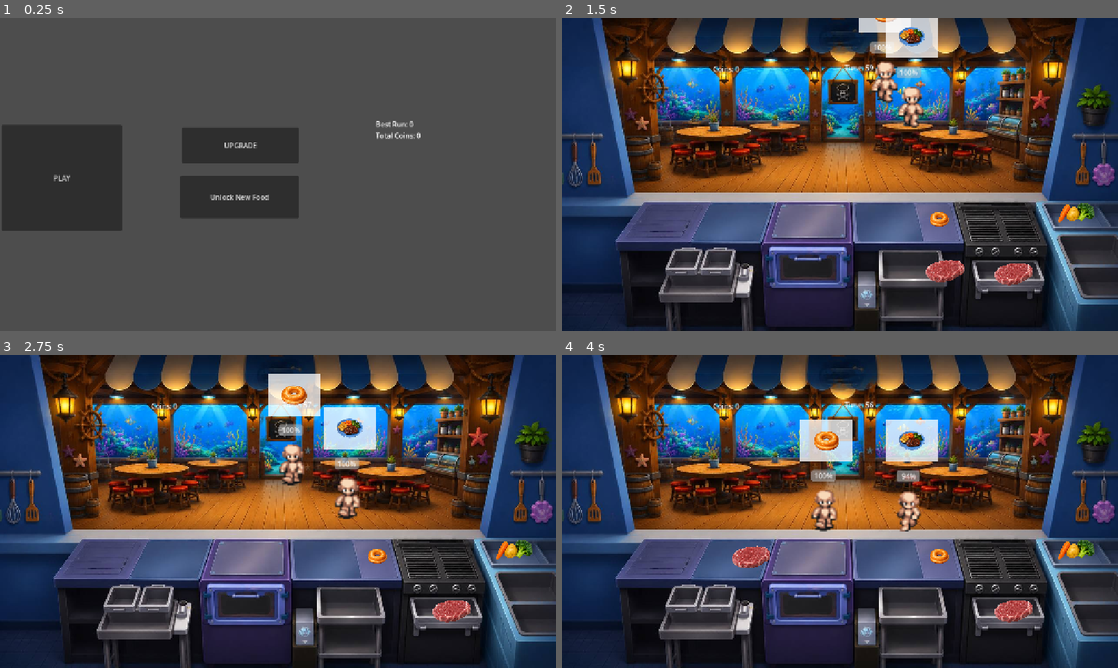
Above: before the commit, frames 1-4 (two rows, left to right).
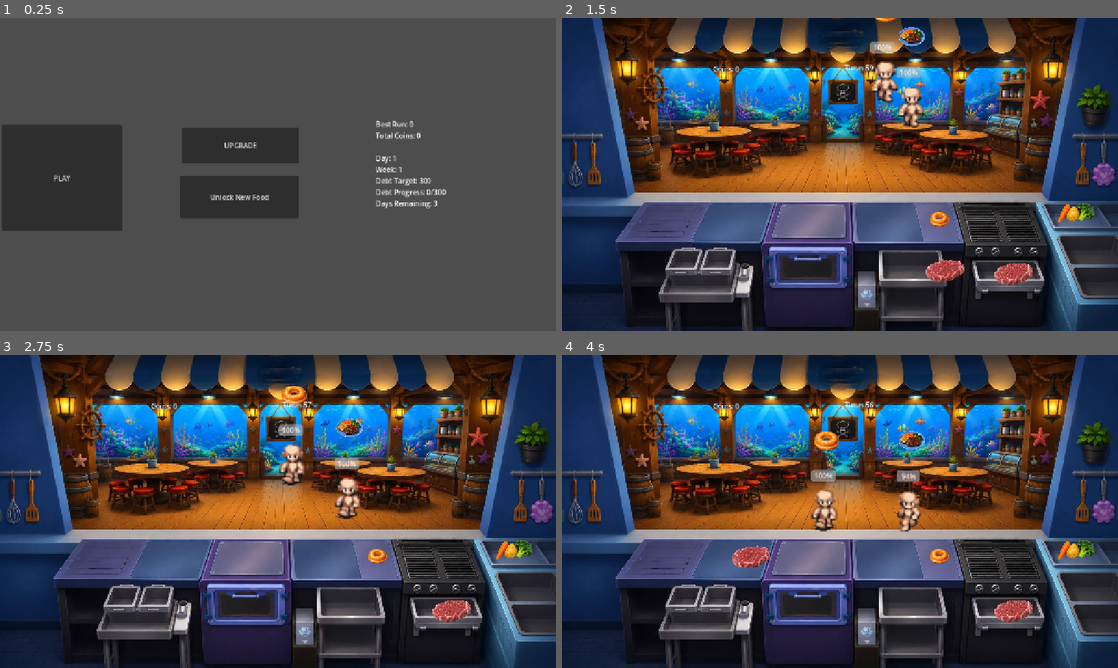
Above: after the commit, the same moments.

Repository: non123a/resturantSim
Game: Godot game, scene res://scenes/dashboard/dashboard.tscn
The game is run twice, just before and just after one commit, with the same random seed, the same clock (stepped at 60 frames per second) and the same inputs.
Inputs (mouse positions are in pixels of both pictures, inside the frame that each line leads up to):
- Up to frame 1 (0.25 s): no input
- Up to frame 2 (1.5 s): click "PLAY" at 0.5 s; drag from (1012, 274) to (806, 265) at 1.27 s
- Up to frame 3 (2.75 s): drag from (517, 549) to (244, 602) at 2.02 s
- Up to frame 4 (4 s): move the mouse to (940, 555) at 2.77 s; click (940, 555) at 2.92 s; drag from (1012, 611) to (751, 558) at 3.52 s

The runs differ from the first frame. In frame 1, 0.5% of the frame differs, in the area x 67-81%, y 44-61%; in frame 2, 1.2%; in frame 3, 2.1%, in the area x 48-68%, y 6-31%; in frame 4, 2.1%.

Commit message:
add debt

Diff:
--- a/project.godot
+++ b/project.godot
@@ -20,6 +20,7 @@
 GameData="*res://scripts/GameData.gd"
 FoodData="*res://scripts/FoodData.gd"
 RecipeData="*res://scripts/RecipeData.gd"
+DebtManager="*res://scripts/DebtManager.gd"
 
 [display]
 
--- a/scenes/customer/ThoughtBubble.tscn
+++ b/scenes/customer/ThoughtBubble.tscn
@@ -10,12 +10,12 @@
 script = ExtResource("1_bubble_script")
 
 [node name="BubbleBackground" type="TextureRect" parent="."]
+visible = false
 layout_mode = 0
 offset_left = 0.0
 offset_top = 0.0
 offset_right = 120.0
 offset_bottom = 96.0
-modulate = Color(1, 1, 1, 0.85)
 
 [node name="FoodIcon" type="TextureRect" parent="."]
 layout_mode = 0
--- a/scenes/customer/thought_bubble.gd
+++ b/scenes/customer/thought_bubble.gd
@@ -1,13 +1,6 @@
 extends Control
 
-@onready var bubble_background = $BubbleBackground
 @onready var food_icon = $FoodIcon
-
-
-func _ready():
-	var background_image = Image.create(120, 96, false, Image.FORMAT_RGBA8)
-	background_image.fill(Color(1.0, 1.0, 1.0, 0.9))
-	bubble_background.texture = ImageTexture.create_from_image(background_image)
 
 
 func show_food(food_id):
--- /dev/null
+++ b/scripts/DebtManager.gd
@@ -0,0 +1,87 @@
+extends Node
+
+var week_length = 3
+var starting_debt = 300
+var debt_increase_per_week = 75
+
+var current_day = 1
+var current_week = 1
+var debt_amount = 300
+var days_remaining = 3
+var debt_progress = 0
+var debt_failed = false
+
+
+func _ready():
+	load_save_data(GameData.last_loaded_save_data)
+
+
+func complete_run(run_income):
+	if debt_failed:
+		return {
+			"debt_failed": true,
+			"week_advanced": false
+		}
+
+	debt_progress += max(run_income, 0)
+	days_remaining -= 1
+	current_day += 1
+
+	var result = {
+		"debt_failed": false,
+		"week_advanced": false
+	}
+
+	if days_remaining <= 0:
+		if debt_progress >= debt_amount:
+			advance_week()
+			result["week_advanced"] = true
+		else:
+			debt_failed = true
+			result["debt_failed"] = true
+
+	return result
+
+
+func advance_week():
+	current_week += 1
+	debt_amount += debt_increase_per_week
+	debt_progress = 0
+	days_remaining = week_length
+
+
+func get_save_data():
+	return {
+		"current_day": current_day,
+		"current_week": current_week,
+		"debt_amount": debt_amount,
+		"days_remaining": days_remaining,
+		"debt_progress": debt_progress
+	}
+
+
+func load_save_data(data):
+	current_day = int(data.get("current_day", 1))
+	current_week = int(data.get("current_week", 1))
+	debt_amount = int(data.get("debt_amount", starting_debt))
+	days_remaining = int(data.get("days_remaining", week_length))
+	debt_progress = int(data.get("debt_progress", 0))
+	debt_failed = false
+	normalize_debt_state()
+
+
+func normalize_debt_state():
+	current_day = max(current_day, 1)
+	current_week = max(current_week, 1)
+	debt_amount = max(debt_amount, starting_debt)
+	days_remaining = clamp(days_remaining, 0, week_length)
+	debt_progress = max(debt_progress, 0)
+
+
+func get_debt_summary_text():
+	return \
+		"Day: " + str(current_day) + \
+		"\nWeek: " + str(current_week) + \
+		"\nDebt Target: " + str(debt_amount) + \
+		"\nDebt Progress: " + str(debt_progress) + "/" + str(debt_amount) + \
+		"\nDays Remaining: " + str(days_remaining)
--- a/scripts/GameData.gd
+++ b/scripts/GameData.gd
@@ -10,6 +10,7 @@
 	"cook_speed": 0,
 	"income": 0
 }
+var last_loaded_save_data = {}
 
 var foods = {
 	"donut": {
@@ -226,20 +227,28 @@
 		"unlocked_foods": unlocked_foods
 	}
 
+	var debt_manager = get_node_or_null("/root/DebtManager")
+	if debt_manager != null:
+		data.merge(debt_manager.get_save_data(), true)
+
 	file.store_var(data)
 
 
 func load_game():
 	if not FileAccess.file_exists("user://savegame.save"):
+		last_loaded_save_data = {}
 		return
 
 	var file = FileAccess.open("user://savegame.save", FileAccess.READ)
 
 	var data = file.get_var()
-
-	coins = data["coins"]
-	best_coins = data["best_coins"]
-	upgrades = data["upgrades"]
-	unlocked_foods = data["unlocked_foods"]
+	if typeof(data) != TYPE_DICTIONARY:
+		data = {}
+	last_loaded_save_data = data
+
+	coins = data.get("coins", coins)
+	best_coins = data.get("best_coins", best_coins)
+	upgrades = data.get("upgrades", upgrades)
+	unlocked_foods = data.get("unlocked_foods", unlocked_foods)
 	normalize_unlocked_foods()
 	normalize_upgrades()
--- a/scripts/GameManager.gd
+++ b/scripts/GameManager.gd
@@ -193,6 +193,7 @@
 
 	print("Game Over!")
 	print("Run Coins:", run_coins)
+	var debt_result = DebtManager.complete_run(run_coins)
 
 	# ✅ SAVE BEST RECORD (ONLY THIS)
 	if run_coins > GameData.best_coins:
@@ -201,9 +202,15 @@
 
 	# ✅ SHOW CORRECT DATA
 	$CanvasLayer/EndPanel.visible = true
-	$CanvasLayer/EndPanel/ResultLabel.text = \
+	var result_text = \
 		"Run: " + str(run_coins) + \
-		"\nBest: " + str(GameData.best_coins)
+		"\nBest: " + str(GameData.best_coins) + \
+		"\n\n" + DebtManager.get_debt_summary_text()
+	if debt_result["week_advanced"]:
+		result_text += "\nDebt Paid! New week started."
+	if debt_result["debt_failed"]:
+		result_text += "\nDebt Failed!"
+	$CanvasLayer/EndPanel/ResultLabel.text = result_text
 	#for c in customers:
 		#c.stop_all()
 	for c in customers:
--- a/scripts/dashboard.gd
+++ b/scripts/dashboard.gd
@@ -7,7 +7,8 @@
 func _ready():
 	$RecordLabel.text = \
 		"Best Run: " + str(GameData.best_coins) + \
-		"\nTotal Coins: " + str(GameData.coins)
+		"\nTotal Coins: " + str(GameData.coins) + \
+		"\n\n" + DebtManager.get_debt_summary_text()
 
 #func _on_upgrade_button_pressed():
 	#get_tree().change_scene_to_file("res://scenes/dashboard/upgrade.tscn")
Not shown, added: scripts/DebtManager.gd.uid
